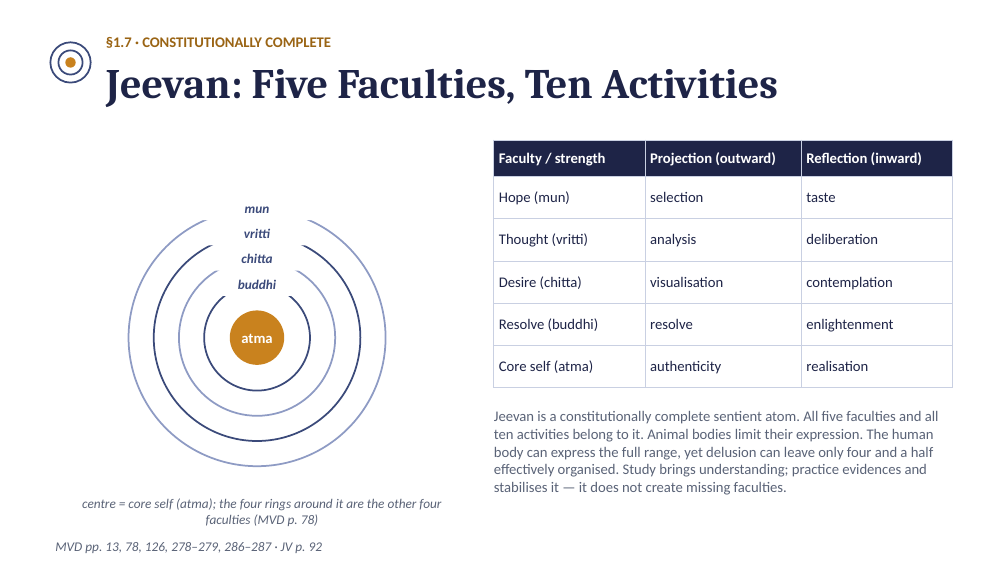
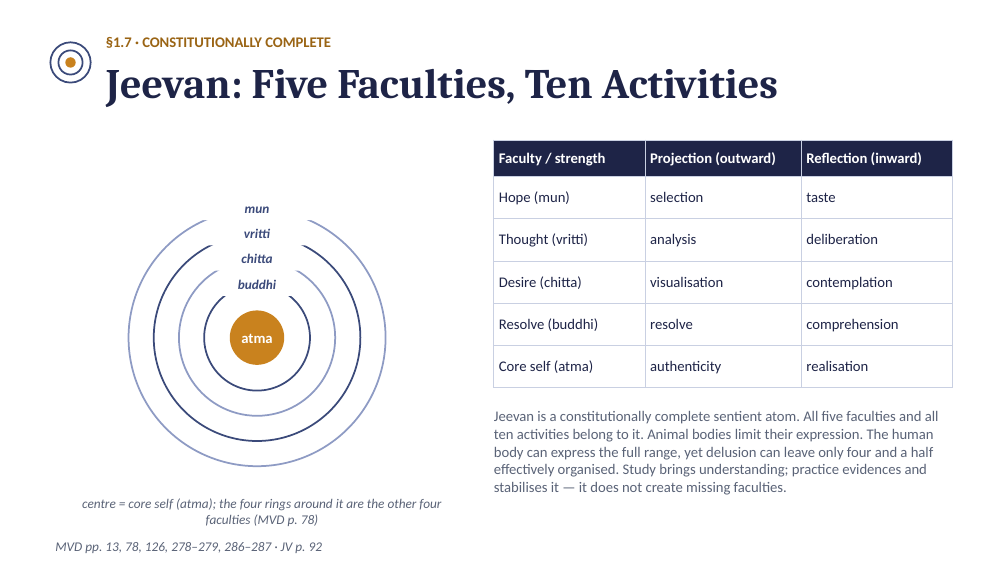
Before and after one commit to raghavamohan/AnalyticMadhyasthDarshan, a slide deck: slide 18 of Studies/The-Ontology-of-Coexistence/The-Ontology-of-Existence-Madhyasth-Darshan.pptx. Drawn at 1008x567 pixels with LibreOffice and Linux fonts; fonts in the diff are those of the drawing. Boxes give left, top, right and bottom in pixels: in the first picture for what was removed or moved away, otherwise in the second. Text is boxed around its words. In the diff, an @@ line names an element or a change of style, - is before the commit and + after.

```diff
--- a/Studies/The-Ontology-of-Coexistence/The-Ontology-of-Existence-Madhyasth-Darshan.pptx
+++ b/Studies/The-Ontology-of-Coexistence/The-Ontology-of-Existence-Madhyasth-Darshan.pptx
@@ table at box(494, 140, 953, 388) @@
-row 5, column 3: enlightenment
+row 5, column 3: comprehension
```
Also in this commit, not shown: 3 other slides changed, 21 other files.
